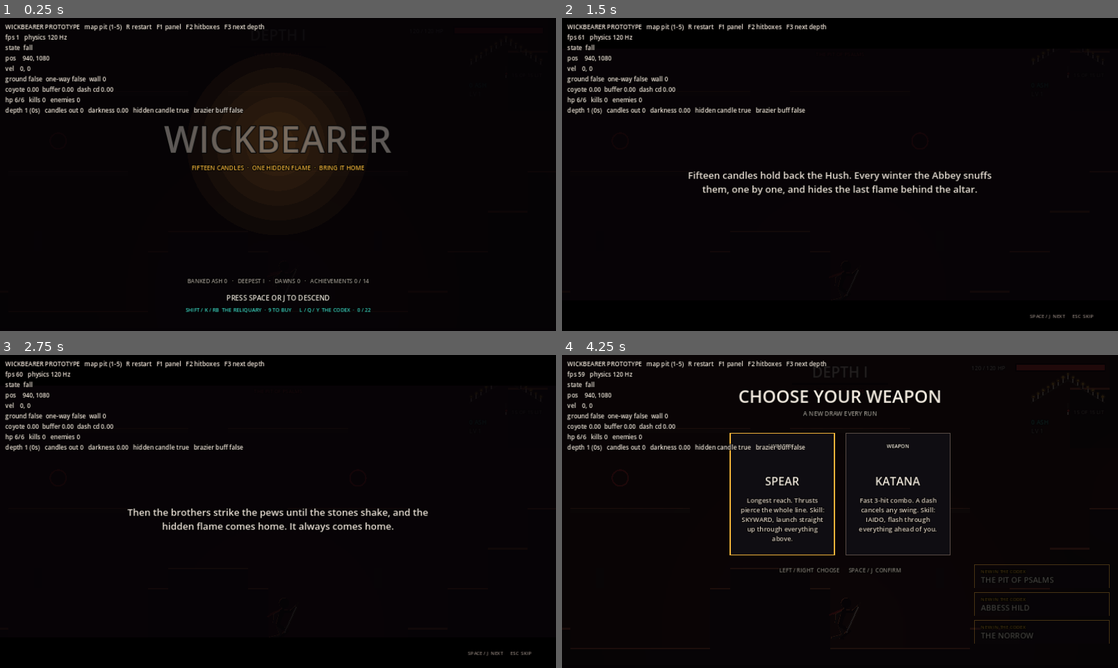
Above: before the commit, frames 1-4 (two rows, left to right).
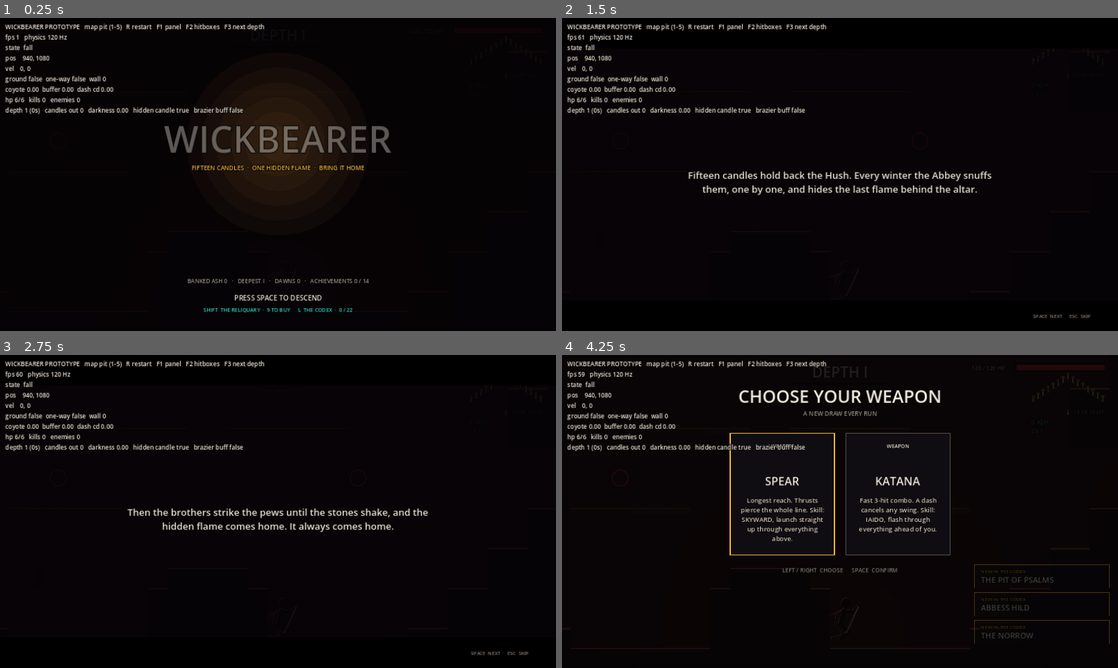
Above: after the commit, the same moments.

Repository: grrts/tenebrae
Game: Godot game, scene res://main.tscn
Two runs of this game, one before a commit and one after it. Both use one fixed random seed, a clock stepped at 60 frames per second and the inputs below.
Inputs (mouse positions are in pixels of both pictures, inside the frame that each line leads up to):
- Up to frame 1 (0.25 s): no input
- Up to frame 2 (1.5 s): tap Enter at 0.5 s; move the mouse to (962, 158) at 0.52 s; hold D (right) 0.53-1.25 s; tap J (attack) at 0.6 s; click (962, 158) at 0.67 s; tap Space (jump) at 0.77, 1.07 s; tap K (dash) at 0.8 s; drag from (728, 190) to (812, 237) at 1.27 s
- Up to frame 3 (2.75 s): tap Space (jump) at 2, 2.1 s; move the mouse to (333, 442) at 2.02 s; hold D (right) from 2.03 s (still down); click (333, 442) at 2.17 s; tap J (attack) at 2.3 s
- Up to frame 4 (4.25 s): release D (right) at 2.75 s; tap Enter at 2.75 s; drag from (812, 574) to (673, 464) at 2.77 s; tap Space (jump) at 3.5, 3.77, 3.8, 4.07 s; move the mouse to (1006, 558) at 3.52 s; hold A (left) from 3.53 s (still down); tap K (dash) at 3.6 s; click (1006, 558) at 3.67 s; tap Escape (pause) at 4.15 s

The runs differ from the first frame. In frame 1, 0.6% of the frame differs, in the area x 33-67%, y 88-95%; in frame 2, less than 0.1%; in frame 3, less than 0.1%; in frame 4, 0.2%.

Commit message:
Controller pass: prompts show pad buttons after pad input; 16:10 screens like the Steam Deck fill the display
Co-Authored-By: Claude Opus 5.5 <noreply@anthropic.com>
Claude-Session: https://claude.ai/code/session_01BJ7jmPXkpNQ8p4uAxaCYVo

Diff:
--- a/project.godot
+++ b/project.godot
@@ -18,6 +18,7 @@
 window/size/viewport_width=1280
 window/size/viewport_height=720
 window/stretch/mode="canvas_items"
+window/stretch/aspect="expand"
 window/vsync/vsync_mode=1
 
 [physics]
--- a/src/hud.gd
+++ b/src/hud.gd
@@ -23,6 +23,11 @@
 var reliquary = null
 # the Codex screen over the title: {pick, t}
 var codex = null
+# true after the last input came from a gamepad, so prompts show pad buttons
+var pad := false
+
+const PAD_NAMES := {"jump": "A", "attack": "X", "dash": "RB", "pause": "START", "skill": "Y", "cancel": "B"}
+const KEY_NAMES := {"jump": "SPACE", "attack": "J", "dash": "SHIFT", "pause": "ESC", "skill": "L", "cancel": "ESC"}
 # achievement toasts: [{name, t}]
 var toasts: Array = []
 var hp_show := 1.0
@@ -89,6 +94,20 @@
 	banner = text
 	banner_sub = sub
 	banner_t = t
+
+
+func _input(event: InputEvent) -> void:
+	if event is InputEventJoypadButton and event.pressed:
+		pad = true
+	elif event is InputEventJoypadMotion and absf(event.axis_value) > 0.5:
+		pad = true
+	elif event is InputEventKey or event is InputEventMouseButton:
+		pad = false
+
+
+## The on-screen name of the button for an action, for whichever device was used last.
+func btn(action: String) -> String:
+	return PAD_NAMES[action] if pad else KEY_NAMES[action]
 
 
 func _process(dt: float) -> void:
@@ -250,10 +269,10 @@
 	var stats := "BANKED ASH %d   ·   DEEPEST %s   ·   DAWNS %d" % [game.bank, Game.roman(maxi(1, game.best_depth)), game.wins]
 	_text(stats + "   ·   ACHIEVEMENTS %d / %d" % [game.achieved.size(), Achievements.LIST.size()], Vector2(mid.x, vp.y - 110), 13, Color(0.6, 0.57, 0.54), true)
 	var blink := 0.5 + 0.5 * sin(t * 4)
-	_text("PRESS SPACE OR J TO DESCEND", Vector2(mid.x, vp.y - 70), 16, Color(0.95, 0.92, 0.88, 0.4 + 0.6 * blink), true)
+	_text("PRESS %s TO DESCEND" % btn("jump"), Vector2(mid.x, vp.y - 70), 16, Color(0.95, 0.92, 0.88, 0.4 + 0.6 * blink), true)
 	var open := RunData.RELICS.filter(func(r): return not r.id in game.relics).size()
-	var rq := "SHIFT / K / RB  THE RELIQUARY  ·  %d TO BUY" % open if open > 0 else "THE RELIQUARY IS COMPLETE"
-	var cx := "L / Q / Y  THE CODEX  ·  %d / %d" % [game.codex.size(), Codex.ENTRIES.size()]
+	var rq := "%s  THE RELIQUARY  ·  %d TO BUY" % [btn("dash"), open] if open > 0 else "THE RELIQUARY IS COMPLETE"
+	var cx := "%s  THE CODEX  ·  %d / %d" % [btn("skill"), game.codex.size(), Codex.ENTRIES.size()]
 	_text(rq + "      " + cx, Vector2(mid.x, vp.y - 44), 12, Color("#3fd6c4"), true)
 
 
@@ -301,7 +320,7 @@
 	else:
 		_text("This page is still dark.", Vector2(bx + 24, 164), 18, Color(0.5, 0.46, 0.43))
 		_text("Keep descending.", Vector2(bx + 24, 192), 14, Color(0.4, 0.37, 0.35))
-	_text("UP / DOWN  CHOOSE      SHIFT / ESC  BACK", Vector2(mid.x, vp.y - 30), 12, Color(0.55, 0.5, 0.47), true)
+	_text("UP / DOWN  CHOOSE      %s  BACK" % btn("dash"), Vector2(mid.x, vp.y - 30), 12, Color(0.55, 0.5, 0.47), true)
 
 
 func _step_reliquary(dt: float) -> void:
@@ -350,7 +369,7 @@
 		_text("OWNED" if owned else "%d ASH" % rel.cost, Vector2(x0 + 650, y + 26), 13, Color("#3fd6c4") if owned else (Color("#f2b43a") if can else Color(0.5, 0.45, 0.4)))
 	if r.msg_t > 0:
 		_text(r.msg, Vector2(mid.x, vp.y - 70), 20, Color("#f2b43a"), true)
-	_text("UP / DOWN  CHOOSE      SPACE / J  BUY      SHIFT / ESC  BACK", Vector2(mid.x, vp.y - 30), 12, Color(0.55, 0.5, 0.47), true)
+	_text("UP / DOWN  CHOOSE      %s  BUY      %s  BACK" % [btn("jump"), btn("dash")], Vector2(mid.x, vp.y - 30), 12, Color(0.55, 0.5, 0.47), true)
 
 
 ## Souls-like death: a black band fades in and EXTINGUISHED slowly grows in it.
@@ -415,7 +434,7 @@
 		var lines := _wrap(String(c.text), minf(760, vp.x - 80), 22)
 		for i in lines.size():
 			_text(lines[i], Vector2(mid.x, y + i * 32), 22, Color(0.92, 0.88, 0.84, a), true)
-	_text("SPACE / J  NEXT      ESC  SKIP", Vector2(vp.x - 130, vp.y - 30), 11, Color(0.55, 0.5, 0.47), true)
+	_text("%s  NEXT      %s  SKIP" % [btn("jump"), btn("cancel")], Vector2(vp.x - 130, vp.y - 30), 11, Color(0.55, 0.5, 0.47), true)
 
 
 func _paint_menu(vp: Vector2) -> void:
@@ -445,7 +464,7 @@
 				line = ""
 			line += " " + wd
 		_text(line.strip_edges(), Vector2(r.position.x + cw / 2, y), 15, Color(0.85, 0.8, 0.75), true)
-	_text("LEFT / RIGHT  CHOOSE      SPACE / J  CONFIRM", Vector2(vp.x / 2, 500), 13, Color(0.5, 0.47, 0.44), true)
+	_text("LEFT / RIGHT  CHOOSE      %s  CONFIRM" % btn("jump"), Vector2(vp.x / 2, 500), 13, Color(0.5, 0.47, 0.44), true)
 
 
 func _paint_summary(vp: Vector2) -> void:
@@ -462,7 +481,7 @@
 	if s.unlocked != "":
 		_text("UNLOCKED · %s" % s.unlocked, Vector2(vp.x / 2, 380), 30, Color("#f2b43a"), true)
 	if s.t > 1.2:
-		_text("PRESS SPACE OR J TO RELIGHT THE CANDLES", Vector2(vp.x / 2, vp.y - 60), 14, Color(0.6, 0.57, 0.54), true)
+		_text("PRESS %s TO RELIGHT THE CANDLES" % btn("jump"), Vector2(vp.x / 2, vp.y - 60), 14, Color(0.6, 0.57, 0.54), true)
 
 
 func _hearse(o: Vector2) -> void:
--- a/src/main.gd
+++ b/src/main.gd
@@ -1023,7 +1023,7 @@
 		var was_ready := skill_meter >= 1.0
 		skill_meter = minf(1.0, skill_meter + (0.05 if e == boss else 0.07))
 		if not was_ready and skill_meter >= 1.0:
-			hud.show_banner("%s READY" % RunData.SKILLS[weapon].name, "PRESS L, Q OR Y", 1.0)
+			hud.show_banner("%s READY" % RunData.SKILLS[weapon].name, "PRESS %s" % hud.btn("skill"), 1.0)
 	e.hp -= dmg * damage_mul() * guard * (1.6 if e == boss and has_rune("TALLOW CROWN") else 1.0)
 	e.knock(kb)
 	hitstop = maxf(hitstop, 0.05)
